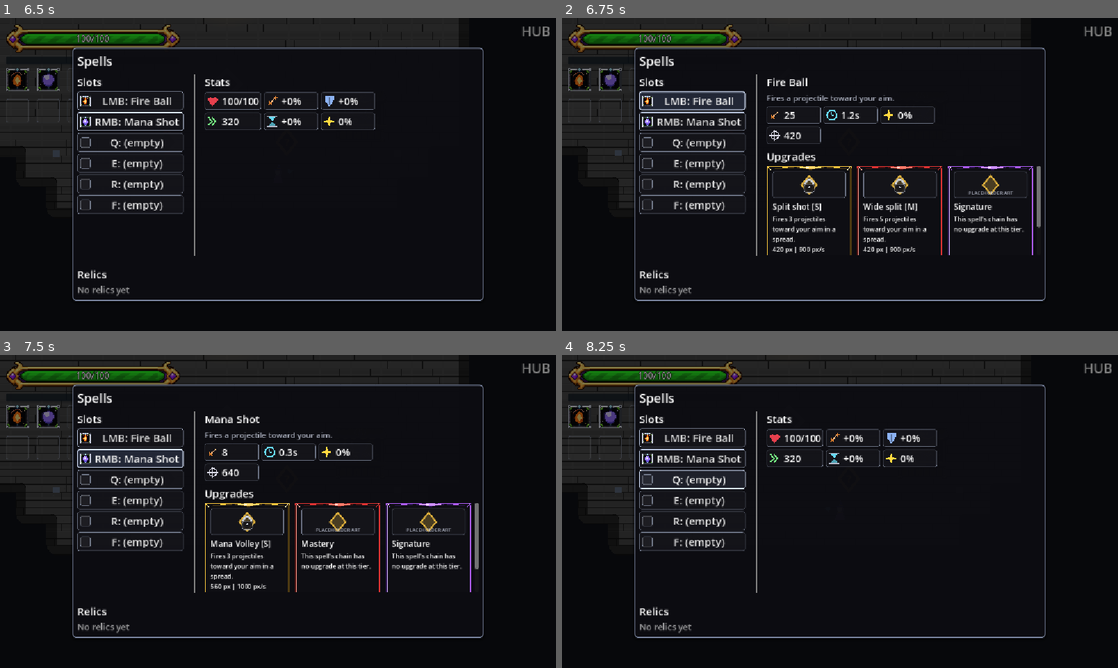
Above: before the commit, frames 1-4 (two rows, left to right).
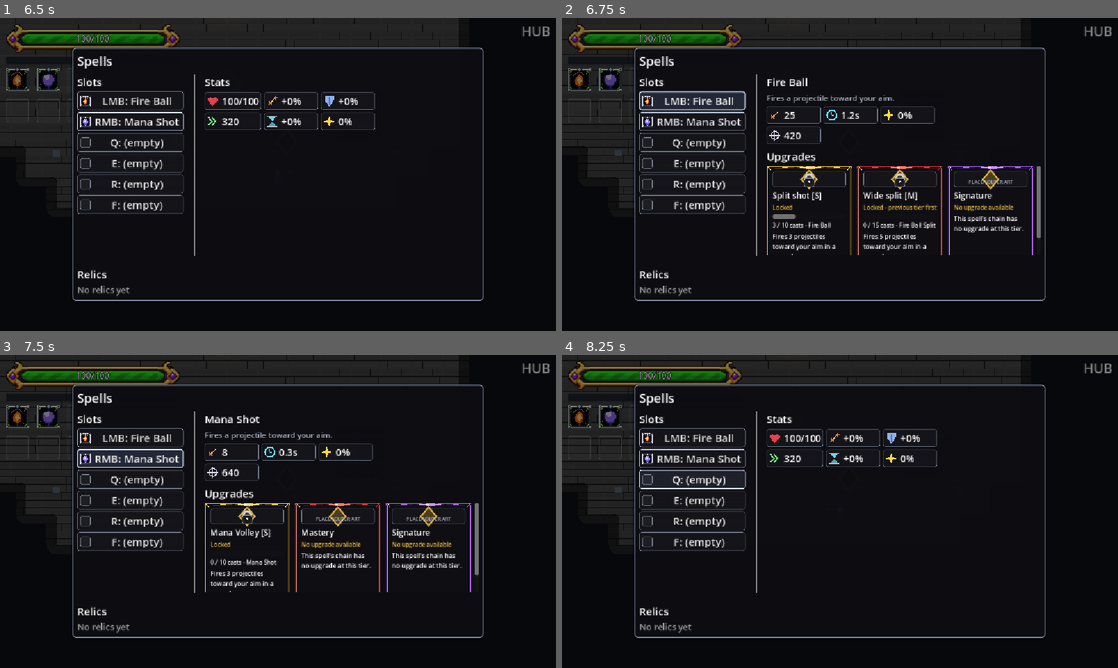
Above: after the commit, the same moments.

Repository: BestestGameStudio/gangU
Game: Godot game, scene res://game/core/main.tscn
The game is run twice, just before and just after one commit, with the same random seed, the same clock (stepped at 60 frames per second) and the same inputs. Sound files missing from this copy of the repository are replaced by a short silence.
Inputs (mouse positions are in pixels of both pictures, inside the frame that each line leads up to):
- Up to frame 1 (6.5 s): tap Enter at 0.5 s; move the mouse to (400, 158) at 0.52 s; hold D (move_right) 0.53-1.25 s; hold Space (cast) 0.53-1.25 s; click (400, 158) at 0.67 s; tap Shift (dash) every 1.5 s from 0.8 to 5.3 s; drag from (166, 190) to (177, 58) at 1.27 s; move the mouse to (333, 105) at 2.02 s; hold D (move_right) 2.03-2.75 s; hold Space (cast) 2.03-2.75 s; drag from (250, 237) to (38, 233) at 2.77 s; move the mouse to (444, 221) at 3.52 s; hold A (move_left) 3.53-4.25 s; hold Tab (equip_panel) 3.53-4.25 s; drag from (111, 127) to (255, 233) at 4.27 s; move the mouse to (305, 174) at 5.02 s; hold S (move_down) 5.03-5.75 s; tap C (use_consumable) at 5.1 s; click (305, 174) at 5.17 s; drag from (194, 96) to (361, 152) at 5.77 s
- Up to frame 2 (6.75 s): click "LMB: Fire Ball" at 6.5 s
- Up to frame 3 (7.5 s): click "RMB: Mana Shot" at 7.25 s
- Up to frame 4 (8.25 s): click "Q: (empty)" at 8 s

Frame 1 is identical in both runs. In frame 2, 3.1% of the frame differs, in the area x 37-87%, y 48-76%; in frame 3, 2.7%; in frame 4, nothing differs.

Commit message:
#712: keep locks and progress above long descriptions; pin visible layout

Diff:
--- a/game/ui/upgrade_card.gd
+++ b/game/ui/upgrade_card.gd
@@ -58,7 +58,7 @@
 	margin.add_child(_content)
 	splash = PlaceholderSplash.new()
 	splash.name = "PlaceholderSplash"
-	splash.custom_minimum_size = Vector2(0, 55)
+	splash.custom_minimum_size = Vector2(0, 32)
 	_content.add_child(splash)
 	var placeholder_label := Label.new()
 	placeholder_label.name = "PlaceholderLabel"
@@ -98,6 +98,9 @@
 	progress_label.autowrap_mode = TextServer.AUTOWRAP_WORD_SMART
 	progress_label.visible = false
 	_content.add_child(progress_label)
+	# Qualification is always above the long description, so the lock/bar
+	# stay visible without scrolling even when an upgrade has lengthy text.
+	_content.move_child(description_label, _content.get_child_count() - 1)
 	lock_sign = LockSign.new()
 	lock_sign.name = "LockSign"
 	lock_sign.set_anchors_and_offsets_preset(Control.PRESET_FULL_RECT)
@@ -142,7 +145,7 @@
 	if not source_name.is_empty():
 		progress_label.text += " - " + source_name
 	match state:
-		"locked": action_label.text = "Locked" if prerequisite.is_empty() else "Locked - first unlock " + prerequisite
+		"locked": action_label.text = "Locked" if prerequisite.is_empty() else "Locked - previous tier first"
 		"ready": action_label.text = "Choose upgrade"
 		"token": action_label.text = "Choose - use upgrade token"
 		"applied": action_label.text = "Applied"
@@ -150,6 +153,8 @@
 	tooltip_text = "%s\n%s\n%s" % [name_label.text, description_label.text, action_label.text]
 	if progress_label.visible:
 		tooltip_text += "\n" + progress_label.text
+	if not prerequisite.is_empty():
+		tooltip_text += "\nFirst unlock " + prerequisite
 	call_deferred("_fit_content")
 
 ## #451: restyle the card border (Daniel: the color of the tier the card
@@ -181,6 +186,6 @@
 	for label: Label in [name_label, description_label, action_label, progress_label]:
 		var font := label.get_theme_font("font")
 		text_height += font.get_multiline_string_size(label.text, HORIZONTAL_ALIGNMENT_LEFT, width, label.get_theme_font_size("font_size")).y
-	var height := maxf(200.0, maxf(text_height + 55.0 + 15.0, _content.get_combined_minimum_size().y) + 24.0)
+	var height := maxf(200.0, maxf(text_height + 32.0 + 25.0, _content.get_combined_minimum_size().y) + 24.0)
 	if not is_equal_approx(custom_minimum_size.y, height):
 		custom_minimum_size.y = height
--- a/tests/ui/test712_upgrade_menu.gd
+++ b/tests/ui/test712_upgrade_menu.gd
@@ -32,6 +32,15 @@
 	check(menu.size() == 3 and menu.all(func(item): return item.state == "locked"), "all three shown before XP gate")
 	check(panel._upgrade_cards.size() == 3, "three mounted cards")
 	check(panel._upgrade_cards.all(func(card): return card.disabled and card.lock_sign.visible and card.progress_bar.visible), "locked cards disabled with lock and bar")
+	await tick()
+	var viewport_rect := panel._upgrade_scroll.get_global_rect()
+	check(panel._upgrade_cards.all(func(card): return viewport_rect.encloses(card.progress_bar.get_global_rect()) and viewport_rect.encloses(card.progress_label.get_global_rect())), "three progress bars and counts fit without scrolling")
+	var plate_size := panel._plate.size
+	panel._on_slot_pressed(2)
+	await tick()
+	panel._on_slot_pressed(2)
+	await tick()
+	check(panel._plate.size.is_equal_approx(plate_size), "selecting/deselecting keeps fixed panel size")
 	var original_card := panel._upgrade_cards[0]
 	for i in 5: caster.spell_cast.emit(water)
 	check(panel._upgrade_cards[0] == original_card and original_card.progress_bar.value == 5, "live progress updates existing card without losing focus")
